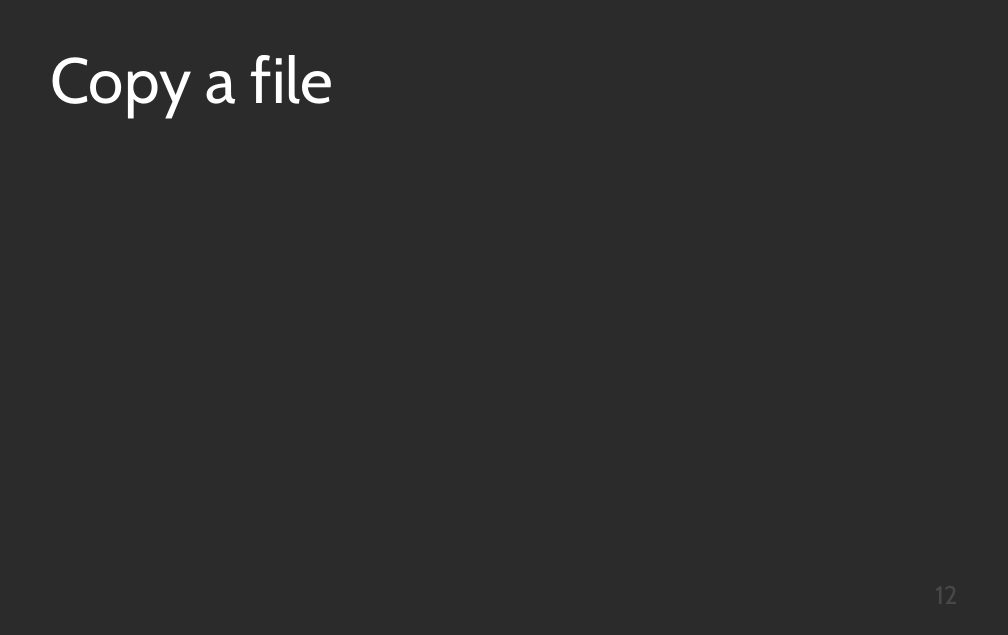
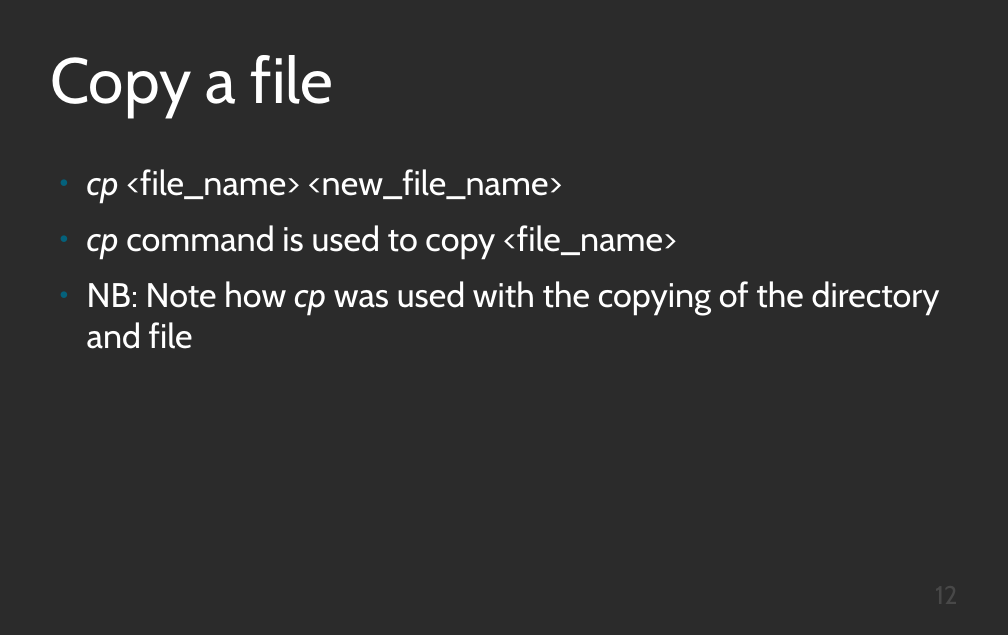
Before and after one commit to Otumian-empire/CLI-presentation, a slide deck: slide 12 of cli.odp. Drawn at 1008x635 pixels with LibreOffice and Linux fonts; fonts in the diff are those of the drawing; background and template pictures are left out; a plain dark background stands for a picture behind light text. Boxes give left, top, right and bottom in pixels: in the first picture for what was removed or moved away, otherwise in the second. Text is boxed around its words. In the diff, an @@ line names an element or a change of style, - is before the commit and + after.

```diff
--- a/cli.odp
+++ b/cli.odp
@@ text added at box(87, 169, 940, 349), 32 pt, text #FFFFFF @@
+● cp <file_name> <new_file_name>
+● cp command is used to copy <file_name>
+● NB: Note how cp was used with the copying of the directory and file
```
Also in this commit, not shown: 10 other slides changed, 4 slides added, 3 slides removed.
